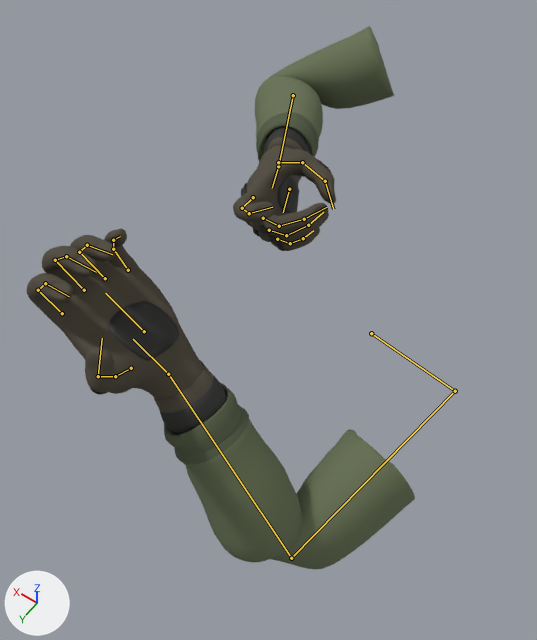
One commit to the glTF model assets/models/arms/arms.glb: the scene before it, then after it.
One viewpoint serves both versions: a 50 mm lens placed at (-0.187, 0.682, 0.294), pointed at (0.102, 0.278, -0.342). The axes (+X, +Y, +Z) are drawn at lower left. The lights are the same throughout. The older version comes first. Both versions are drawn at frame 0 of the action 'aeg_Hold'; the numbers are the values there. The bones that change, and the others that lie on the model, are drawn over the model as lines.

The first picture shows 'Arm_L', 'Arm_R'.
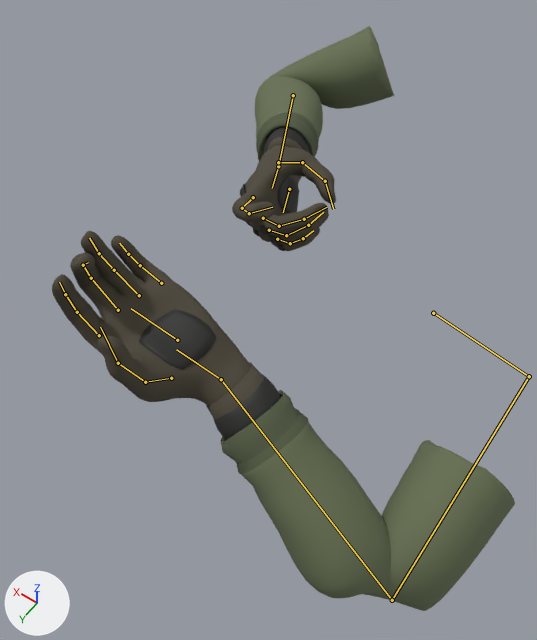
Boxes [x1, y1, x2, y2] around the edits, measured in the pictures (537 x 640 px):
'Arm_L', posed (19% wider, 12% taller)
    before: [27, 229, 415, 569]
    after: [52, 231, 515, 611]
'Arm_R', posed
    before: [233, 26, 394, 251]
    after: [232, 26, 394, 251]
bone 'Shoulder_L', root to tip
    before: (371, 333) to (455, 391)
    after: (433, 313) to (529, 376)
bone 'UpperArm_L', root to tip
    before: (455, 391) to (291, 558)
    after: (529, 376) to (392, 600)
bone 'Forearm_L', root to tip
    before: (291, 558) to (168, 374)
    after: (392, 600) to (221, 379)
bone 'Hand_L', root to tip
    before: (168, 374) to (133, 339)
    after: (221, 379) to (176, 349)
bone 'Index1_L', root to tip
    before: (62, 313) to (38, 290)
    after: (99, 335) to (77, 312)
bone 'Index2_L', root to tip
    before: (38, 290) to (45, 283)
    after: (77, 312) to (65, 294)
bone 'Index3_L', root to tip
    before: (45, 283) to (69, 296)
    after: (65, 294) to (59, 282)
bone 'Middle1_L', root to tip
    before: (84, 290) to (55, 260)
    after: (118, 310) to (91, 278)
bone 'Middle2_L', root to tip
    before: (55, 260) to (66, 256)
    after: (91, 278) to (83, 265)
bone 'Middle3_L', root to tip
    before: (66, 256) to (96, 272)
    after: (83, 265) to (88, 262)
bone 'Pinky1_L', root to tip
    before: (128, 270) to (113, 249)
    after: (161, 283) to (140, 265)
bone 'Pinky2_L', root to tip
    before: (113, 249) to (113, 240)
    after: (140, 265) to (128, 254)
bone 'Pinky3_L', root to tip
    before: (113, 240) to (120, 236)
    after: (128, 254) to (119, 243)
bone 'Ring1_L', root to tip
    before: (105, 278) to (79, 252)
    after: (139, 295) to (114, 270)
bone 'Ring2_L', root to tip
    before: (79, 252) to (87, 245)
    after: (114, 270) to (99, 253)
bone 'Ring3_L', root to tip
    before: (87, 245) to (112, 254)
    after: (99, 253) to (89, 238)
bone 'Thumb1_L', root to tip
    before: (131, 368) to (115, 376)
    after: (171, 378) to (145, 382)
bone 'Thumb2_L', root to tip
    before: (115, 376) to (98, 376)
    after: (145, 382) to (118, 363)
bone 'Thumb3_L', root to tip
    before: (98, 376) to (102, 338)
    after: (118, 363) to (100, 327)

The change, as a diff of the scene's bpy script:
```diff
--- a/assets/models/arms/arms.glb.py
+++ b/assets/models/arms/arms.glb.py
@@ bone_shoulder_l @@
 bone_shoulder_l = bpy.data.objects['Arms'].pose.bones['Shoulder_L']  # child of 'Root'
-bone_shoulder_l.location = (0.12, -0.009, -0.165)
+bone_shoulder_l.location = (0.12, 0.035, -0.075)
@@ bone_upperarm_l @@
 bone_upperarm_l = bpy.data.objects['Arms'].pose.bones['UpperArm_L']  # child of 'Shoulder_L'
-bone_upperarm_l.rotation_quaternion = (0.725, -0.225, 0.0, -0.651)  # degrees (-20, -17, -81)
+bone_upperarm_l.rotation_quaternion = (0.77, -0.127, 0.0, -0.625)  # degrees (-11, -9, -77)
@@ bone_forearm_l @@
 bone_forearm_l = bpy.data.objects['Arms'].pose.bones['Forearm_L']  # child of 'UpperArm_L'
-bone_forearm_l.rotation_quaternion = (0.132, -0.416, -0.881, -0.183)  # degrees (-13, -157, -48)
+bone_forearm_l.rotation_quaternion = (0.011, -0.551, -0.833, -0.045)  # degrees (-4, -176, -67)
@@ bone_hand_l @@
 bone_hand_l = bpy.data.objects['Arms'].pose.bones['Hand_L']  # child of 'Forearm_L'
-bone_hand_l.rotation_quaternion = (0.983, 0.174, 0.022, -0.049)  # degrees (20, 3, -5)
+bone_hand_l.rotation_quaternion = (0.981, 0.147, 0.039, -0.123)  # degrees (16, 6, -13)
@@ bone_index1_l @@
 bone_index1_l = bpy.data.objects['Arms'].pose.bones['Index1_L']  # child of 'Hand_L'
-bone_index1_l.rotation_quaternion = (0.997, -0.011, -0.001, 0.073)  # degrees (-1, 0, 8)
+bone_index1_l.rotation_quaternion = (0.974, -0.143, -0.031, 0.174)  # degrees (-17, -1, 20)
@@ bone_index2_l @@
 bone_index2_l = bpy.data.objects['Arms'].pose.bones['Index2_L']  # child of 'Index1_L'
-bone_index2_l.rotation_quaternion = (0.85, -0.526, 0.0, 0.0)  # degrees (-64, 0, 0)
+bone_index2_l.rotation_quaternion = (0.978, -0.209, 0.0, 0.0)  # degrees (-24, 0, 0)
@@ bone_index3_l @@
 bone_index3_l = bpy.data.objects['Arms'].pose.bones['Index3_L']  # child of 'Index2_L'
-bone_index3_l.rotation_quaternion = (0.925, -0.379, 0.0, 0.0)  # degrees (-45, 0, 0)
+bone_index3_l.rotation_quaternion = (0.989, -0.147, 0.0, 0.0)  # degrees (-17, 0, 0)
@@ bone_middle1_l @@
 bone_middle1_l = bpy.data.objects['Arms'].pose.bones['Middle1_L']  # child of 'Hand_L'
-bone_middle1_l.rotation_quaternion = (0.997, -0.035, 0.002, -0.07)  # degrees (-4, 0, -8)
+bone_middle1_l.rotation_quaternion = (0.994, -0.087, -0.005, 0.061)  # degrees (-10, 0, 7)
@@ bone_middle2_l @@
 bone_middle2_l = bpy.data.objects['Arms'].pose.bones['Middle2_L']  # child of 'Middle1_L'
-bone_middle2_l.rotation_quaternion = (0.812, -0.584, 0.0, 0.0)  # degrees (-72, 0, 0)
+bone_middle2_l.rotation_quaternion = (0.906, -0.423, 0.0, 0.0)  # degrees (-50, 0, 0)
@@ bone_middle3_l @@
 bone_middle3_l = bpy.data.objects['Arms'].pose.bones['Middle3_L']  # child of 'Middle2_L'
-bone_middle3_l.rotation_quaternion = (0.906, -0.424, 0.0, 0.0)  # degrees (-50, 0, 0)
+bone_middle3_l.rotation_quaternion = (0.968, -0.25, 0.0, 0.0)  # degrees (-29, 0, 0)
@@ bone_pinky1_l @@
 bone_pinky1_l = bpy.data.objects['Arms'].pose.bones['Pinky1_L']  # child of 'Hand_L'
-bone_pinky1_l.rotation_quaternion = (0.989, -0.037, 0.018, -0.144)  # degrees (-4, 1, -17)
+bone_pinky1_l.rotation_quaternion = (0.988, 0.071, 0.002, -0.137)  # degrees (8, 1, -16)
@@ bone_pinky2_l @@
 bone_pinky2_l = bpy.data.objects['Arms'].pose.bones['Pinky2_L']  # child of 'Pinky1_L'
-bone_pinky2_l.rotation_quaternion = (0.954, -0.301, 0.0, 0.0)  # degrees (-35, 0, 0)
+bone_pinky2_l.rotation_quaternion = (0.98, -0.199, 0.0, 0.0)  # degrees (-23, 0, 0)
@@ bone_pinky3_l @@
 bone_pinky3_l = bpy.data.objects['Arms'].pose.bones['Pinky3_L']  # child of 'Pinky2_L'
-bone_pinky3_l.rotation_quaternion = (0.977, -0.213, 0.0, 0.0)  # degrees (-25, 0, 0)
+bone_pinky3_l.rotation_quaternion = (0.99, -0.14, 0.0, 0.0)  # degrees (-16, 0, 0)
@@ bone_ring1_l @@
 bone_ring1_l = bpy.data.objects['Arms'].pose.bones['Ring1_L']  # child of 'Hand_L'
-bone_ring1_l.rotation_quaternion = (0.99, -0.007, -0.001, -0.143)  # degrees (-1, 0, -16)
+bone_ring1_l.rotation_quaternion = (0.981, -0.181, 0.013, -0.072)  # degrees (-21, 0, -8)
@@ bone_ring2_l @@
 bone_ring2_l = bpy.data.objects['Arms'].pose.bones['Ring2_L']  # child of 'Ring1_L'
-bone_ring2_l.rotation_quaternion = (0.841, -0.541, 0.0, 0.0)  # degrees (-66, 0, 0)
+bone_ring2_l.rotation_quaternion = (0.985, -0.174, 0.0, 0.0)  # degrees (-20, 0, 0)
@@ bone_ring3_l @@
 bone_ring3_l = bpy.data.objects['Arms'].pose.bones['Ring3_L']  # child of 'Ring2_L'
-bone_ring3_l.rotation_quaternion = (0.921, -0.391, 0.0, 0.0)  # degrees (-46, 0, 0)
+bone_ring3_l.rotation_quaternion = (0.993, -0.122, 0.0, 0.0)  # degrees (-14, 0, 0)
@@ bone_thumb1_l @@
 bone_thumb1_l = bpy.data.objects['Arms'].pose.bones['Thumb1_L']  # child of 'Hand_L'
-bone_thumb1_l.rotation_quaternion = (0.977, -0.179, -0.088, -0.077)  # degrees (-20, -12, -7)
+bone_thumb1_l.rotation_quaternion = (0.976, -0.174, -0.128, 0.01)  # degrees (-21, -14, 4)
@@ bone_thumb2_l @@
 bone_thumb2_l = bpy.data.objects['Arms'].pose.bones['Thumb2_L']  # child of 'Thumb1_L'
-bone_thumb2_l.rotation_quaternion = (1.0, -0.005, 0.0, 0.026)  # degrees (-1, 0, 3)
+bone_thumb2_l.rotation_quaternion = (0.988, -0.032, 0.0, 0.153)  # degrees (-4, 1, 18)
@@ bone_thumb3_l @@
 bone_thumb3_l = bpy.data.objects['Arms'].pose.bones['Thumb3_L']  # child of 'Thumb2_L'
-bone_thumb3_l.rotation_quaternion = (0.924, -0.072, 0.0, 0.376)  # degrees (-8, 3, 44)
+bone_thumb3_l.rotation_quaternion = (0.99, -0.027, 0.0, 0.139)  # degrees (-3, 0, 16)
```
